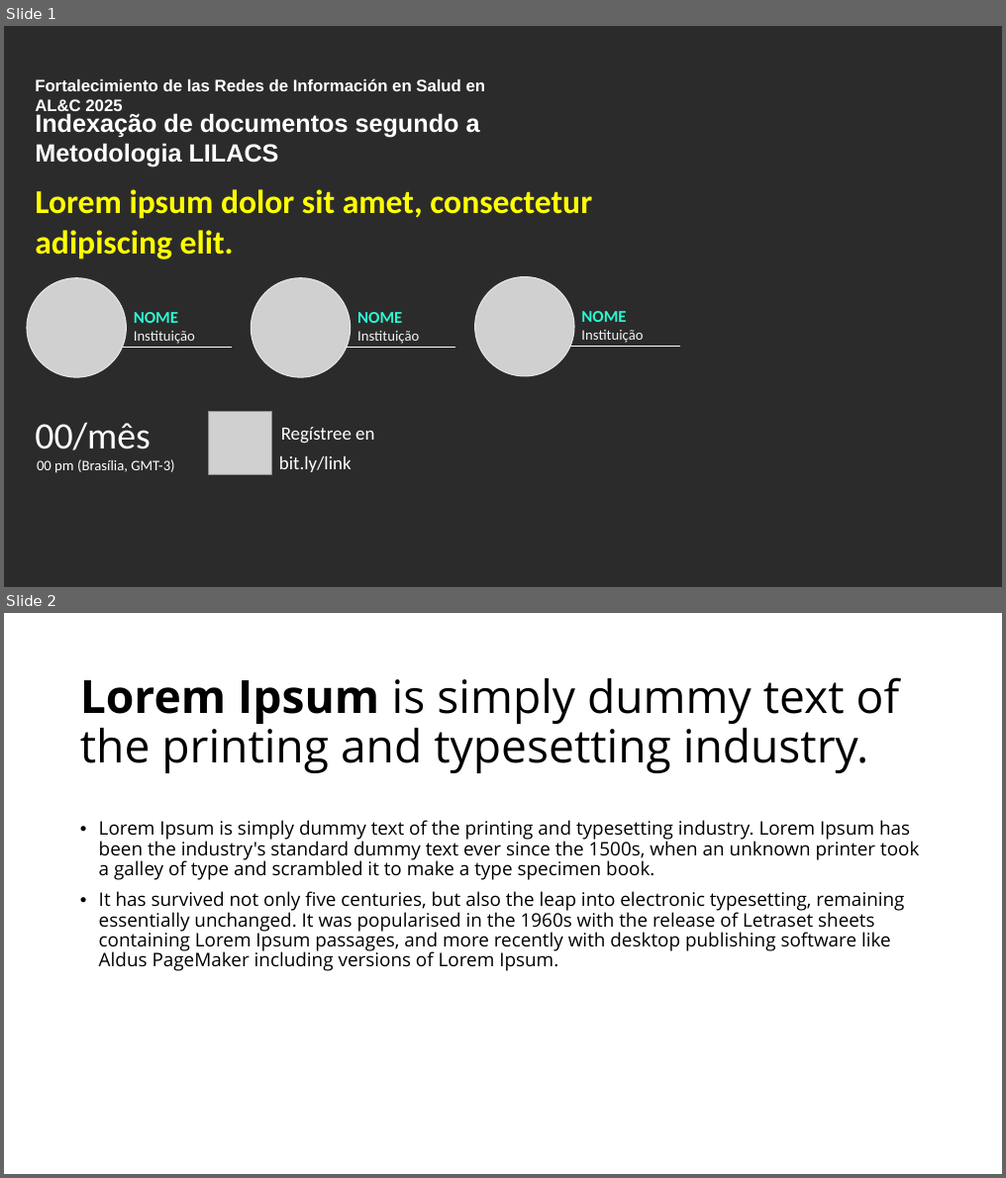
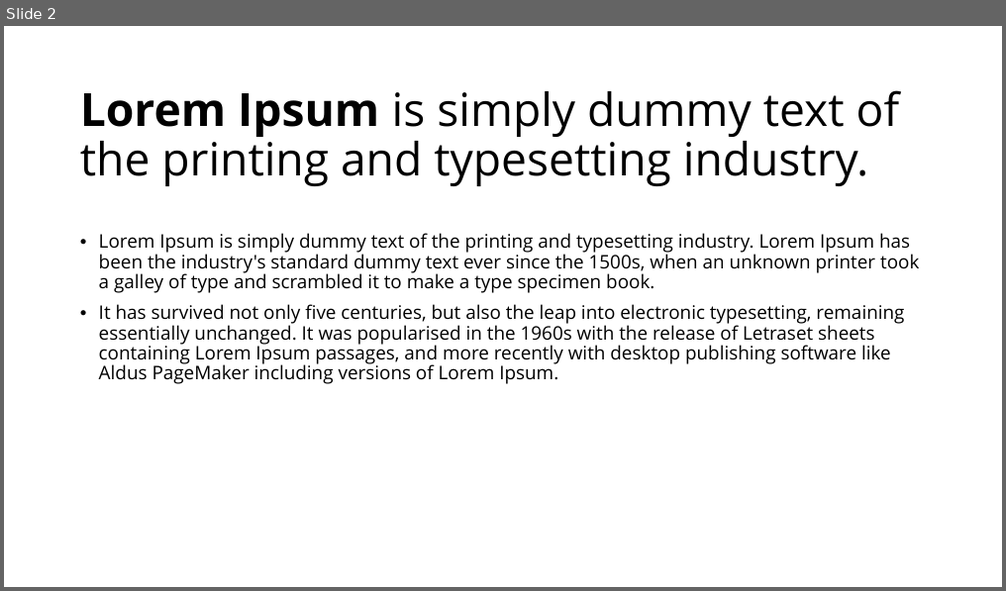
Before and after one commit to bireme/artes-graficas, a slide deck: slides/Capacitação 2026/slides/slide-pt.pptx. Shown one above the other, each under a label of ours: slides 1 and 2 before the commit, slide 2 after it. The pictures are 1006x1178 and 1006x591 pixels, drawn with LibreOffice and Linux fonts; fonts in the diff are those of the drawing; grey boxes stand for pictures; background and template pictures are left out; a plain dark background stands for a picture behind light text. Boxes give left, top, right and bottom in pixels: in the first picture for what was removed or moved away, otherwise in the second. Text is boxed around its words. In the diff, an @@ line names an element or a change of style, - is before the commit and + after.

```diff
--- a/slides/Capacitação 2026/slides/slide-pt.pptx
+++ b/slides/Capacitação 2026/slides/slide-pt.pptx
@@ slide 1 removed at bbox=[4, 26, 1002, 587], background picture (left out) @@
@@ text removed at bbox=[35, 78, 486, 115] @@
-Fortalecimiento de las Redes de Información en Salud en AL&C 2025
@@ text removed at bbox=[35, 113, 480, 168] @@
-Indexação de documentos segundo a Metodologia LILACS
@@ text removed at bbox=[35, 189, 592, 260] @@
-Lorem ipsum dolor sit amet, consectetur adipiscing elit.
@@ picture removed at bbox=[27, 278, 126, 377] @@
@@ picture removed at bbox=[252, 278, 350, 377] @@
@@ picture removed at bbox=[475, 276, 574, 376] @@
@@ text removed at bbox=[134, 312, 195, 344] @@
-NOME
-Instituição
@@ text removed at bbox=[357, 312, 419, 344] @@
-NOME
-Instituição
@@ text removed at bbox=[581, 311, 643, 343] @@
-NOME
-Instituição
@@ line removed from (112, 347) to (232, 347) @@
@@ line removed from (337, 347) to (456, 347) @@
@@ line removed from (560, 347) to (680, 347) @@
@@ picture removed at bbox=[208, 411, 272, 475] @@
@@ text removed at bbox=[35, 422, 174, 473] @@
-00/mês
-00 pm (Brasília, GMT-3)
@@ text removed at bbox=[281, 427, 374, 444] @@
-Regístree en
@@ text removed at bbox=[279, 457, 351, 472] @@
-bit.ly/link
```
Also in this commit, not shown: 1 slide added, 6 other slides removed, 19 other files.
